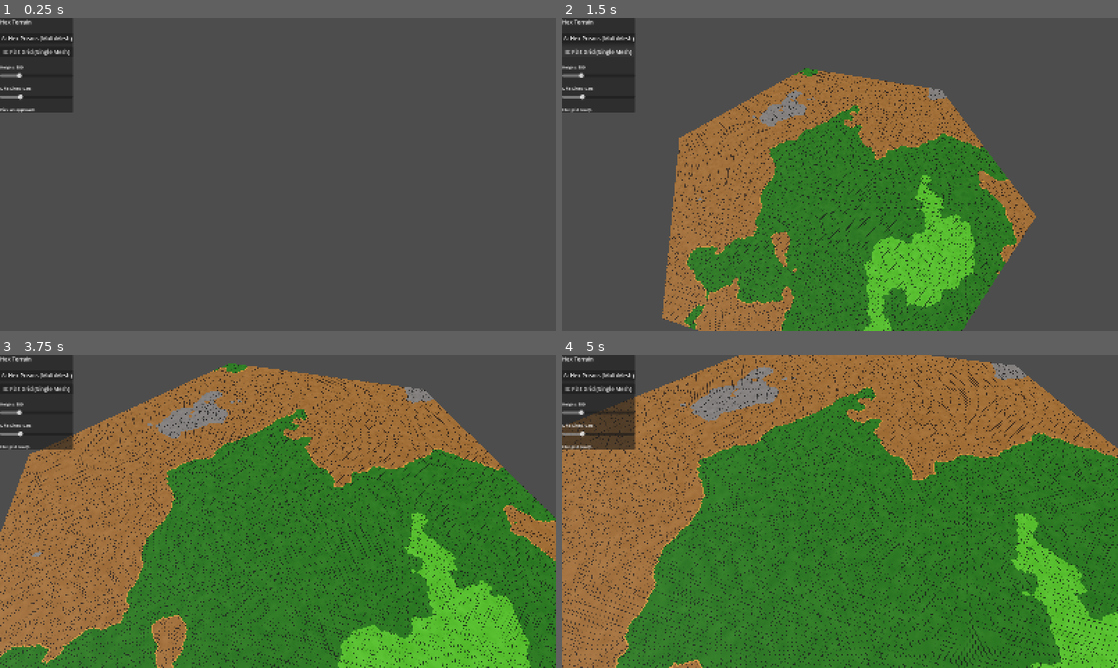
Above: before the commit, frames 1-4 (two rows, left to right).
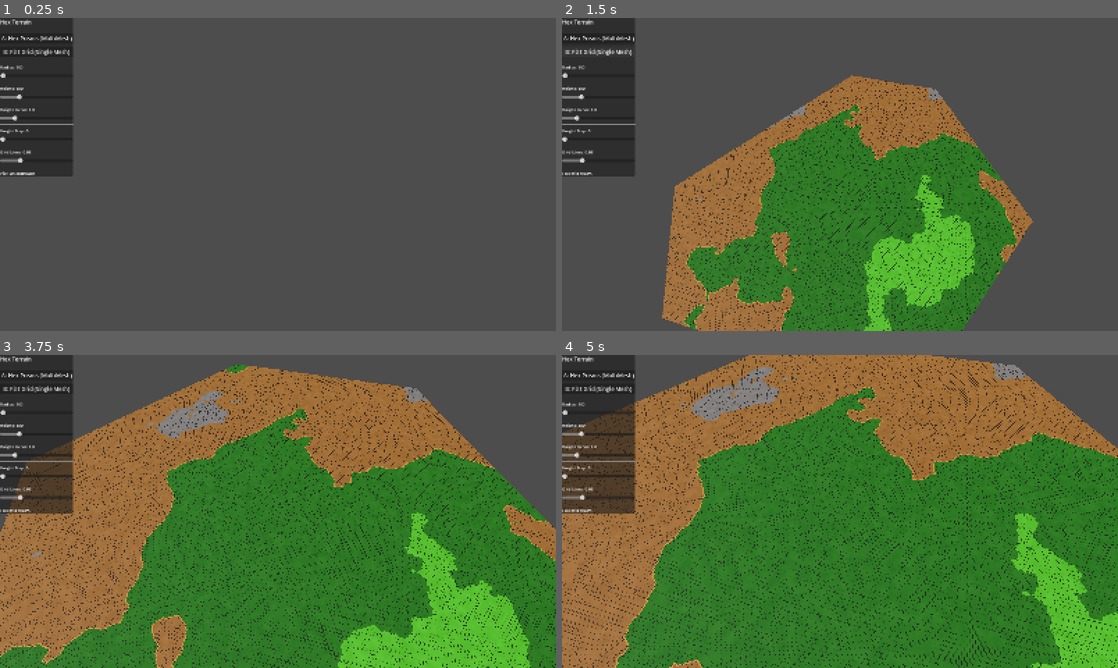
Above: after the commit, the same moments.

Repository: nornaro/GPUVoxels
Game: Godot game, scene res://HexGrid/hex_map.tscn
Same seed, same stepped clock (60 frames per second), same inputs: the game is played once before the commit and once after it.
Inputs (mouse positions are in pixels of both pictures, inside the frame that each line leads up to):
- Up to frame 1 (0.25 s): no input
- Up to frame 2 (1.5 s): click "A: Hex Prisms (MultiMesh)" at 0.5 s; click "B: Flat Grid (Single Mesh)" at 1.25 s
- Up to frame 3 (3.75 s): click "B: Flat Grid (Single Mesh)" at 2 s; click "B: Flat Grid (Single Mesh)" at 2.75 s; tap Enter at 3.5 s; move the mouse to (400, 495) at 3.52 s; tap Mouse wheel up (ZoomIn) at 3.6 s; click (400, 495) at 3.67 s
- Up to frame 4 (5 s): tap Space at 4.25 s; move the mouse to (728, 527) at 4.27 s; tap Mouse wheel down (ZoomOut) at 4.35 s; click (728, 527) at 4.42 s

The runs differ from the first frame. In frame 1, 2.7% of the frame differs, in the area x 0-14%, y 15-51%; in frame 2, 6.7%, in the area x 0-86%, y 15-65%; in frame 3, 4.0%; in frame 4, 3.3%.

Commit message:
Chunked terrain streaming, height curve, height step, radius slider, frustum culling

Diff:
--- a/HexGrid/approach_flat.gd
+++ b/HexGrid/approach_flat.gd
@@ -1,59 +1,112 @@
 extends Node3D
 
 const HEX_SIZE: float = 1.1547
-const GRID_RADIUS: int = 100
+const HEX_SIZE_X15: float = 1.73205
+const HEX_SIZE_SQRT3: float = 2.0
+const CHUNK_HEXES: int = 32
+const VIEW_CHUNKS: int = 4
+
+var grid_radius: int = 100
+var _shared_mat: ShaderMaterial
+var _corners_x: PackedFloat64Array
+var _corners_z: PackedFloat64Array
+var _chunks := {}
+var _last_cam_chunk := Vector2i(999999, 999999)
 
 func _ready() -> void:
+	grid_radius = get_meta("grid_radius", 100)
+	_shared_mat = ShaderMaterial.new()
+	_shared_mat.shader = load("res://shaders/hex_flat.gdshader")
+	_corners_x = PackedFloat64Array()
+	_corners_z = PackedFloat64Array()
+	for i in 6:
+		var angle := deg_to_rad(60.0 * float(i))
+		_corners_x.append(cos(angle) * HEX_SIZE)
+		_corners_z.append(sin(angle) * HEX_SIZE)
 	var t := Time.get_ticks_msec()
-	_generate()
+	_update_chunks(Vector2i(999999, 999999), true)
 	var elapsed := (Time.get_ticks_msec() - t) / 1000.0
 	print("[Approach B] Done in %.2fs" % elapsed)
 
 
-func _generate() -> void:
-	var mesh := _create_hex_grid_mesh()
+func _process(_delta: float) -> void:
+	var cam := get_viewport().get_camera_3d()
+	if not cam:
+		return
+	var cq := floori(cam.global_position.x / (HEX_SIZE_X15 * CHUNK_HEXES))
+	var cr := floori(cam.global_position.z / (HEX_SIZE_SQRT3 * CHUNK_HEXES))
+	var cc := Vector2i(cq, cr)
+	if cc != _last_cam_chunk:
+		_last_cam_chunk = cc
+		_update_chunks(cc, false)
+
+
+func _update_chunks(cam_chunk: Vector2i, initial: bool) -> void:
+	var needed := {}
+	for dq in range(-VIEW_CHUNKS, VIEW_CHUNKS + 1):
+		for dr in range(-VIEW_CHUNKS, VIEW_CHUNKS + 1):
+			var key := Vector2i(cam_chunk.x + dq, cam_chunk.y + dr)
+			if _chunk_has_hexes(key):
+				needed[key] = true
+				if key not in _chunks:
+					_generate_chunk(key)
+
+	var to_remove: Array[Vector2i] = []
+	for key in _chunks:
+		if key not in needed:
+			to_remove.append(key)
+	for key in to_remove:
+		_chunks[key].queue_free()
+		_chunks.erase(key)
+
+	if initial:
+		print("[Approach B] %d chunks" % _chunks.size())
+
+
+func _chunk_has_hexes(key: Vector2i) -> bool:
+	var q_lo := key.x * CHUNK_HEXES
+	var q_hi := q_lo + CHUNK_HEXES - 1
+	var r_lo := key.y * CHUNK_HEXES
+	var r_hi := r_lo + CHUNK_HEXES - 1
+	for q in [q_lo, q_hi]:
+		for r in [r_lo, r_hi]:
+			if q + r >= -grid_radius and q + r <= grid_radius and q >= -grid_radius and q <= grid_radius and r >= -grid_radius and r <= grid_radius:
+				return true
+	return false
+
+
+func _generate_chunk(key: Vector2i) -> void:
+	var st := SurfaceTool.new()
+	st.begin(Mesh.PRIMITIVE_TRIANGLES)
+	var n_up := Vector3(0, 1, 0)
+	var q_lo := maxi(key.x * CHUNK_HEXES, -grid_radius)
+	var q_hi := mini(q_lo + CHUNK_HEXES - 1, grid_radius)
+	if key.x * CHUNK_HEXES < -grid_radius:
+		q_lo = -grid_radius
+		q_hi = mini(q_lo + CHUNK_HEXES - 1, grid_radius)
+
+	for q in range(q_lo, q_hi + 1):
+		var qf := float(q)
+		var cx := HEX_SIZE_X15 * qf
+		var z_off := HEX_SIZE_SQRT3 * qf * 0.5
+		var r_min := maxi(maxi(-grid_radius, -q - grid_radius), key.y * CHUNK_HEXES)
+		var r_max := mini(mini(grid_radius, -q + grid_radius), key.y * CHUNK_HEXES + CHUNK_HEXES - 1)
+		for ri in range(r_min, r_max + 1):
+			var cz := HEX_SIZE_SQRT3 * float(ri) + z_off
+			for i in 6:
+				var next := (i + 1) % 6
+				st.set_normal(n_up)
+				st.add_vertex(Vector3(cx, 0.0, cz))
+				st.set_normal(n_up)
+				st.add_vertex(Vector3(cx + _corners_x[next], 0.0, cz + _corners_z[next]))
+				st.set_normal(n_up)
+				st.add_vertex(Vector3(cx + _corners_x[i], 0.0, cz + _corners_z[i]))
+
+	st.generate_normals()
+	var mesh := st.commit()
 	var mmi := MeshInstance3D.new()
 	mmi.mesh = mesh
-	var mat := ShaderMaterial.new()
-	mat.shader = load("res://shaders/hex_flat.gdshader")
-	mmi.material_override = mat
+	mmi.material_override = _shared_mat
 	mmi.cast_shadow = GeometryInstance3D.SHADOW_CASTING_SETTING_ON
 	add_child(mmi)
-	print("[Approach B] Flat hex grid mesh")
-
-
-func _create_hex_grid_mesh() -> ArrayMesh:
-	var st := SurfaceTool.new()
-	st.begin(Mesh.PRIMITIVE_TRIANGLES)
-
-	var corners_x: PackedFloat32Array = PackedFloat32Array()
-	var corners_z: PackedFloat32Array = PackedFloat32Array()
-	for i in 6:
-		var angle := deg_to_rad(60.0 * float(i))
-		corners_x.append(cos(angle) * HEX_SIZE)
-		corners_z.append(sin(angle) * HEX_SIZE)
-
-	var n_up := Vector3(0, 1, 0)
-
-	for q in range(-GRID_RADIUS, GRID_RADIUS + 1):
-		for r in range(-GRID_RADIUS, GRID_RADIUS + 1):
-			if absi(q + r) <= GRID_RADIUS:
-				var cube := Vector3i(q, r, -q - r)
-				var center := HexGridMath.cube_to_world_flat_top(cube, HEX_SIZE)
-				_add_hex(st, center.x, center.z, corners_x, corners_z, n_up)
-
-	st.generate_normals()
-	return st.commit()
-
-
-func _add_hex(st: SurfaceTool, cx: float, cz: float,
-		corners_x: PackedFloat32Array, corners_z: PackedFloat32Array,
-		n_up: Vector3) -> void:
-	for i in 6:
-		var next := (i + 1) % 6
-		st.set_normal(n_up)
-		st.add_vertex(Vector3(cx, 0.0, cz))
-		st.set_normal(n_up)
-		st.add_vertex(Vector3(cx + corners_x[next], 0.0, cz + corners_z[next]))
-		st.set_normal(n_up)
-		st.add_vertex(Vector3(cx + corners_x[i], 0.0, cz + corners_z[i]))
+	_chunks[key] = mmi
--- a/HexGrid/approach_prisms.gd
+++ b/HexGrid/approach_prisms.gd
@@ -1,51 +1,125 @@
 extends Node3D
 
 const HEX_SIZE: float = 1.1547
-const GRID_RADIUS: int = 100
+const HEX_SIZE_X15: float = 1.73205
+const HEX_SIZE_SQRT3: float = 2.0
+const CHUNK_HEXES: int = 32
+const VIEW_CHUNKS: int = 4
+
+var grid_radius: int = 100
+var _hex_mesh: ArrayMesh
+var _shared_mat: ShaderMaterial
+var _chunks := {}
+var _last_cam_chunk := Vector2i(999999, 999999)
 
 func _ready() -> void:
+	grid_radius = get_meta("grid_radius", 100)
+	_hex_mesh = _create_hex_face_mesh()
+	_shared_mat = ShaderMaterial.new()
+	_shared_mat.shader = load("res://shaders/hex_prism.gdshader")
 	var t := Time.get_ticks_msec()
-	_generate()
+	_update_chunks(Vector2i(999999, 999999), true)
 	var elapsed := (Time.get_ticks_msec() - t) / 1000.0
 	print("[Approach A] Done in %.2fs" % elapsed)
 
 
-func _generate() -> void:
-	var mesh := _create_hex_face_mesh()
-	var positions := _generate_grid()
-	var count := positions.size()
+func _process(_delta: float) -> void:
+	var cam := get_viewport().get_camera_3d()
+	if not cam:
+		return
+	var cq := floori(cam.global_position.x / (HEX_SIZE_X15 * CHUNK_HEXES))
+	var cr := floori(cam.global_position.z / (HEX_SIZE_SQRT3 * CHUNK_HEXES))
+	var cc := Vector2i(cq, cr)
+	if cc != _last_cam_chunk:
+		_last_cam_chunk = cc
+		_update_chunks(cc, false)
+
+
+func _update_chunks(cam_chunk: Vector2i, initial: bool) -> void:
+	var needed := {}
+	for dq in range(-VIEW_CHUNKS, VIEW_CHUNKS + 1):
+		for dr in range(-VIEW_CHUNKS, VIEW_CHUNKS + 1):
+			var key := Vector2i(cam_chunk.x + dq, cam_chunk.y + dr)
+			if _chunk_has_hexes(key):
+				needed[key] = true
+				if key not in _chunks:
+					_generate_chunk(key)
+
+	var to_remove: Array[Vector2i] = []
+	for key in _chunks:
+		if key not in needed:
+			to_remove.append(key)
+	for key in to_remove:
+		_chunks[key].queue_free()
+		_chunks.erase(key)
+
+	if initial:
+		print("[Approach A] %d chunks, %d total instances" % [_chunks.size(), _count_instances()])
+
+
+func _chunk_has_hexes(key: Vector2i) -> bool:
+	var q_lo := key.x * CHUNK_HEXES
+	var q_hi := q_lo + CHUNK_HEXES - 1
+	var r_lo := key.y * CHUNK_HEXES
+	var r_hi := r_lo + CHUNK_HEXES - 1
+	for q in [q_lo, q_hi]:
+		for r in [r_lo, r_hi]:
+			if q + r >= -grid_radius and q + r <= grid_radius and q >= -grid_radius and q <= grid_radius and r >= -grid_radius and r <= grid_radius:
+				return true
+	return false
+
+
+func _count_instances() -> int:
+	var total := 0
+	for key in _chunks:
+		total += _chunks[key].multimesh.instance_count
+	return total
+
+
+func _generate_chunk(key: Vector2i) -> void:
+	var q_lo := maxi(key.x * CHUNK_HEXES, -grid_radius)
+	var q_hi := mini(q_lo + CHUNK_HEXES - 1, grid_radius)
+	if key.x * CHUNK_HEXES < -grid_radius:
+		q_lo = -grid_radius
+		q_hi = mini(q_lo + CHUNK_HEXES - 1, grid_radius)
+
+	var positions: PackedVector3Array = PackedVector3Array()
+	for q in range(q_lo, q_hi + 1):
+		var qf := float(q)
+		var x := HEX_SIZE_X15 * qf
+		var z_off := HEX_SIZE_SQRT3 * qf * 0.5
+		var r_min := maxi(maxi(-grid_radius, -q - grid_radius), key.y * CHUNK_HEXES)
+		var r_max := mini(mini(grid_radius, -q + grid_radius), key.y * CHUNK_HEXES + CHUNK_HEXES - 1)
+		for ri in range(r_min, r_max + 1):
+			positions.append(Vector3(x, 0.0, HEX_SIZE_SQRT3 * float(ri) + z_off))
+
+	if positions.is_empty():
+		return
 
 	var mm := MultiMesh.new()
-	mm.mesh = mesh
+	mm.mesh = _hex_mesh
 	mm.transform_format = MultiMesh.TRANSFORM_3D
-	mm.instance_count = count
-
-	for i in count:
-		var pos: Vector3 = positions[i]
-		var t := Transform3D(Basis.IDENTITY, pos)
-		mm.set_instance_transform(i, t)
+	mm.instance_count = positions.size()
+	var id := Transform3D.IDENTITY
+	for i in positions.size():
+		mm.set_instance_transform(i, Transform3D(id.basis, positions[i]))
 
 	var mmi := MultiMeshInstance3D.new()
 	mmi.multimesh = mm
-	var mat := ShaderMaterial.new()
-	mat.shader = load("res://shaders/hex_prism.gdshader")
-	mmi.material_override = mat
+	mmi.material_override = _shared_mat
 	mmi.cast_shadow = GeometryInstance3D.SHADOW_CASTING_SETTING_ON
 	add_child(mmi)
-	print("[Approach A] %d hex prisms" % count)
+	_chunks[key] = mmi
 
 
 func _create_hex_face_mesh() -> ArrayMesh:
 	var st := SurfaceTool.new()
 	st.begin(Mesh.PRIMITIVE_TRIANGLES)
-
 	var corners: Array[Vector3] = []
 	for i in 6:
 		var angle := deg_to_rad(60.0 * float(i))
 		corners.append(Vector3(cos(angle) * HEX_SIZE, 0.0, sin(angle) * HEX_SIZE))
-
 	var n_up := Vector3(0, 1, 0)
-
 	for i in 6:
 		var next := (i + 1) % 6
 		st.set_normal(n_up)
@@ -54,15 +128,4 @@
 		st.add_vertex(corners[next])
 		st.set_normal(n_up)
 		st.add_vertex(corners[i])
-
 	return st.commit()
-
-
-func _generate_grid() -> Array[Vector3]:
-	var result: Array[Vector3] = []
-	for q in range(-GRID_RADIUS, GRID_RADIUS + 1):
-		for r in range(-GRID_RADIUS, GRID_RADIUS + 1):
-			if absi(q + r) <= GRID_RADIUS:
-				var cube := Vector3i(q, r, -q - r)
-				result.append(HexGridMath.cube_to_world_flat_top(cube, HEX_SIZE))
-	return result
--- a/HexGrid/hex_map.gd
+++ b/HexGrid/hex_map.gd
@@ -8,6 +8,12 @@
 var _height_label: Label
 var _grid_slider: HSlider
 var _grid_label: Label
+var _radius_slider: HSlider
+var _radius_label: Label
+var _step_slider: HSlider
+var _step_label: Label
+var _exp_slider: HSlider
+var _exp_label: Label
 
 var cam_yaw: float = 45.0
 var cam_pitch: float = -55.0
@@ -20,6 +26,8 @@
 var panning: bool = false
 var pan_start: Vector2 = Vector2.ZERO
 var pan_origin: Vector3 = Vector3.ZERO
+
+var _current_approach: String = ""
 
 func _ready() -> void:
 	_setup_lighting()
@@ -146,6 +154,23 @@
 	var sep2 := HSeparator.new()
 	vbox.add_child(sep2)
 
+	_radius_label = Label.new()
+	_radius_label.text = "Radius: 100"
+	_radius_label.add_theme_font_size_override("font_size", 12)
+	vbox.add_child(_radius_label)
+
+	_radius_slider = HSlider.new()
+	_radius_slider.min_value = 10.0
+	_radius_slider.max_value = 10000.0
+	_radius_slider.step = 10.0
+	_radius_slider.value = 100.0
+	_radius_slider.custom_minimum_size = Vector2(180, 0)
+	_radius_slider.value_changed.connect(_on_radius_changed)
+	vbox.add_child(_radius_slider)
+
+	var sep_h := HSeparator.new()
+	vbox.add_child(sep_h)
+
 	_height_label = Label.new()
 	_height_label.text = "Height: 100"
 	_height_label.add_theme_font_size_override("font_size", 12)
@@ -160,6 +185,40 @@
 	_height_slider.value_changed.connect(_on_height_changed)
 	vbox.add_child(_height_slider)
 
+	var sep_exp := HSeparator.new()
+	vbox.add_child(sep_exp)
+
+	_exp_label = Label.new()
+	_exp_label.text = "Height Curve: 1.0"
+	_exp_label.add_theme_font_size_override("font_size", 12)
+	vbox.add_child(_exp_label)
+
+	_exp_slider = HSlider.new()
+	_exp_slider.min_value = 0.1
+	_exp_slider.max_value = 5.0
+	_exp_slider.step = 0.1
+	_exp_slider.value = 1.0
+	_exp_slider.custom_minimum_size = Vector2(180, 0)
+	_exp_slider.value_changed.connect(_on_exp_changed)
+	vbox.add_child(_exp_slider)
+
+	var sep_s := HSeparator.new()
+	vbox.add_child(sep_s)
+
+	_step_label = Label.new()
+	_step_label.text = "Height Step: 0"
+	_step_label.add_theme_font_size_override("font_size", 12)
+	vbox.add_child(_step_label)
+
+	_step_slider = HSlider.new()
+	_step_slider.min_value = 0.0
+	_step_slider.max_value = 20.0
+	_step_slider.step = 0.5
+	_step_slider.value = 0.0
+	_step_slider.custom_minimum_size = Vector2(180, 0)
+	_step_slider.value_changed.connect(_on_step_changed)
+	vbox.add_child(_step_slider)
+
 	var sep_grid := HSeparator.new()
 	vbox.add_child(sep_grid)
 
@@ -192,41 +251,66 @@
 	print(msg)
 
 
-func _on_height_changed(value: float) -> void:
-	_height_label.text = "Height: %d" % int(value)
+func _apply_uniform(param: String, value: float) -> void:
 	if _terrain:
 		for child in _terrain.get_children():
 			if child is MeshInstance3D or child is MultiMeshInstance3D:
 				var mat = child.material_override as ShaderMaterial
 				if mat:
-					mat.set_shader_parameter("max_height", value)
+					mat.set_shader_parameter(param, value)
+
+
+func _on_radius_changed(value: float) -> void:
+	_radius_label.text = "Radius: %d" % int(value)
+	if _current_approach != "":
+		_rebuild_terrain()
+
+
+func _on_height_changed(value: float) -> void:
+	_height_label.text = "Height: %d" % int(value)
+	_apply_uniform("max_height", value)
+
+
+func _on_exp_changed(value: float) -> void:
+	_exp_label.text = "Height Curve: %.1f" % value
+	_apply_uniform("height_exp", value)
+
+
+func _on_step_changed(value: float) -> void:
+	_step_label.text = "Height Step: %.1f" % value
+	_apply_uniform("height_step", value)
 
 
 func _on_grid_changed(value: float) -> void:
 	_grid_label.text = "Grid Lines: %.2f" % value
-	if _terrain:
-		for child in _terrain.get_children():
-			if child is MeshInstance3D or child is MultiMeshInstance3D:
-				var mat = child.material_override as ShaderMaterial
-				if mat:
-					mat.set_shader_parameter("grid_line_width", value)
+	_apply_uniform("grid_line_width", value)
+
+
+func _rebuild_terrain() -> void:
+	if _current_approach == "prisms":
+		_on_prisms()
+	elif _current_approach == "flat":
+		_on_flat()
 
 
 func _on_prisms() -> void:
+	_current_approach = "prisms"
 	_terrain_free()
 	var script := load("res://HexGrid/approach_prisms.gd") as GDScript
 	_terrain = Node3D.new()
+	_terrain.set_meta("grid_radius", int(_radius_slider.value))
 	_terrain.set_script(script)
 	add_child(_terrain)
 	_log("Generating hex prisms...")
-	# Log appears after _ready runs
 	call_deferred("_log", "Hex prisms ready.")
 
 
 func _on_flat() -> void:
+	_current_approach = "flat"
 	_terrain_free()
 	var script := load("res://HexGrid/approach_flat.gd") as GDScript
 	_terrain = Node3D.new()
+	_terrain.set_meta("grid_radius", int(_radius_slider.value))
 	_terrain.set_script(script)
 	add_child(_terrain)
 	_log("Generating flat grid...")
--- a/shaders/hex_flat.gdshader
+++ b/shaders/hex_flat.gdshader
@@ -9,6 +9,8 @@
 uniform float max_height = 5.0;
 uniform float water_level = 0.32;
 uniform float grid_line_width : hint_range(0.0, 0.5) = 0.08;
+uniform float height_step : hint_range(0.0, 20.0, 0.1) = 0.0;
+uniform float height_exp : hint_range(0.1, 5.0, 0.1) = 1.0;
 
 varying float v_elevation;
 varying float v_biome;
@@ -98,7 +100,11 @@
 	else if (e < 0.92) v_biome = 9.0;
 	else v_biome = 10.0;
 
-	float h = max(e * max_height, 0.05);
+	float h = pow(e, 1.0 / height_exp) * max_height;
+	if (height_step > 0.0) {
+		h = floor(h / height_step) * height_step;
+	}
+	h = max(h, 0.05);
 	VERTEX.y = h;
 }
 
--- a/shaders/hex_prism.gdshader
+++ b/shaders/hex_prism.gdshader
@@ -9,6 +9,8 @@
 uniform float max_height = 5.0;
 uniform float water_level = 0.32;
 uniform float grid_line_width : hint_range(0.0, 0.5) = 0.08;
+uniform float height_step : hint_range(0.0, 20.0, 0.1) = 0.0;
+uniform float height_exp : hint_range(0.1, 5.0, 0.1) = 1.0;
 
 varying float v_elevation;
 varying float v_biome;
@@ -98,7 +100,11 @@
 	else if (e < 0.92) v_biome = 9.0;
 	else v_biome = 10.0;
 
-	float h = max(e * max_height, 0.05);
+	float h = pow(e, 1.0 / height_exp) * max_height;
+	if (height_step > 0.0) {
+		h = floor(h / height_step) * height_step;
+	}
+	h = max(h, 0.05);
 	VERTEX.y = h;
 }
 
